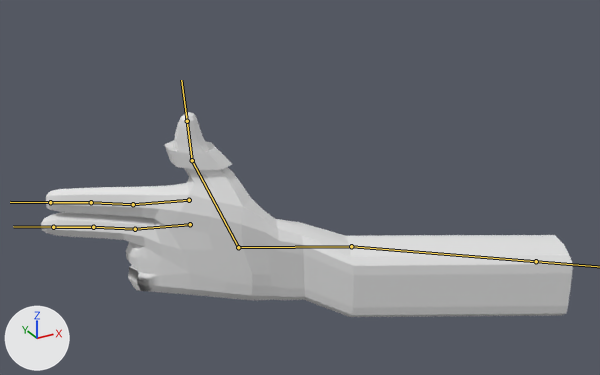
Two versions of the FBX model Assets/Player/Hands/LGun.fbx, one commit apart.
Before and after are seen from a 50 mm camera at (-12.4, -32.5, 18.9) aimed at (4.9, -1.1, 3.2). The lights are fixed; the arrows at lower left show +X, +Y and +Z. The bones that bend it are drawn over the model as lines.

The first picture shows 'Hand'.
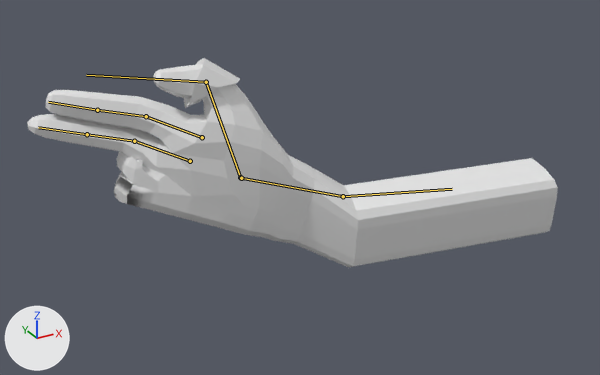
The newer file adds an action. The first version stands in its rest pose; the second is drawn at frame 10 of the action 'Shoot'.

Boxes [x1, y1, x2, y2] around the edits, measured in the pictures (600 x 375 px):
'Hand', posed: before [41, 112, 573, 317]; after [27, 58, 558, 267]
bone 'Bone', root to tip: before (238, 247) to (192, 160); after (240, 177) to (206, 82)
bone 'Bone.001', root to tip: before (192, 160) to (187, 121); after (206, 82) to (86, 75)
bone 'Bone.002', root to tip: before (189, 200) to (133, 204); after (202, 137) to (146, 116)
bone 'Bone.003', root to tip: before (133, 204) to (91, 202); after (146, 116) to (97, 110)
bone 'Bone.004', root to tip: before (91, 202) to (50, 202); after (97, 110) to (48, 102)
bone 'Bone.005', root to tip: before (190, 224) to (135, 229); after (190, 161) to (134, 141)
bone 'Bone.006', root to tip: before (135, 229) to (93, 227); after (134, 141) to (87, 134)
bone 'Bone.007', root to tip: before (93, 227) to (53, 227); after (87, 134) to (38, 127)
bone 'Bone.008', root to tip: before (238, 247) to (351, 246); after (241, 178) to (343, 196)
bone 'Bone.009', root to tip: before (351, 246) to (536, 261); after (343, 196) to (452, 189)

The change, as a diff of the scene's bpy script:
```diff
--- a/Assets/Player/Hands/LGun.fbx.py
+++ b/Assets/Player/Hands/LGun.fbx.py
@@ bone_bone @@
 bone_bone = bpy.data.objects['Armature'].pose.bones['Bone']
-bone_bone.location = (0.0, 0.0, 0.0)
-bone_bone.rotation_quaternion = (1.0, 0.0, 0.0, 0.0)  # degrees (0, 0, 0)
+bone_bone.location = (0.322, 0.623, 0.059)
+bone_bone.rotation_quaternion = (0.98, 0.07, 0.174, -0.064)  # degrees (7, 20, -6)
@@ bone_bone_001 @@
 bone_bone_001 = bpy.data.objects['Armature'].pose.bones['Bone.001']  # child of 'Bone'
-bone_bone_001.rotation_quaternion = (1.0, 0.0, 0.0, 0.0)  # degrees (0, 0, 0)
+bone_bone_001.rotation_quaternion = (0.743, -0.035, 0.035, 0.668)  # degrees (0, 6, 84)
@@ bone_bone_002 @@
 bone_bone_002 = bpy.data.objects['Armature'].pose.bones['Bone.002']
-bone_bone_002.location = (0.0, 0.0, 0.0)
-bone_bone_002.rotation_quaternion = (1.0, 0.0, 0.0, 0.0)  # degrees (0, 0, 0)
+bone_bone_002.location = (-0.208, -0.15, 0.651)
+bone_bone_002.rotation_quaternion = (0.973, 0.227, -0.029, -0.004)  # degrees (26, -3, -1)
@@ bone_bone_003 @@
 bone_bone_003 = bpy.data.objects['Armature'].pose.bones['Bone.003']  # child of 'Bone.002'
-bone_bone_003.rotation_quaternion = (1.0, 0.0, 0.0, 0.0)  # degrees (0, 0, 0)
+bone_bone_003.rotation_quaternion = (0.984, -0.128, 0.049, 0.113)  # degrees (-14, 7, 12)
@@ bone_bone_004 @@
 bone_bone_004 = bpy.data.objects['Armature'].pose.bones['Bone.004']  # child of 'Bone.003'
-bone_bone_004.rotation_quaternion = (1.0, 0.0, 0.0, 0.0)  # degrees (0, 0, 0)
+bone_bone_004.rotation_quaternion = (0.999, -0.004, -0.021, -0.04)  # degrees (0, -2, -5)
@@ bone_bone_005 @@
 bone_bone_005 = bpy.data.objects['Armature'].pose.bones['Bone.005']
-bone_bone_005.location = (0.0, 0.0, 0.0)
-bone_bone_005.rotation_quaternion = (1.0, 0.0, 0.0, 0.0)  # degrees (0, 0, 0)
+bone_bone_005.location = (-0.186, -0.05, 0.681)
+bone_bone_005.rotation_quaternion = (0.973, 0.227, -0.029, -0.004)  # degrees (26, -3, -1)
@@ bone_bone_006 @@
 bone_bone_006 = bpy.data.objects['Armature'].pose.bones['Bone.006']  # child of 'Bone.005'
-bone_bone_006.rotation_quaternion = (1.0, 0.0, 0.0, 0.0)  # degrees (0, 0, 0)
+bone_bone_006.rotation_quaternion = (0.984, -0.128, 0.049, 0.113)  # degrees (-14, 7, 12)
@@ bone_bone_007 @@
 bone_bone_007 = bpy.data.objects['Armature'].pose.bones['Bone.007']  # child of 'Bone.006'
-bone_bone_007.rotation_quaternion = (1.0, 0.0, 0.0, 0.0)  # degrees (0, 0, 0)
+bone_bone_007.rotation_quaternion = (0.999, -0.004, -0.021, -0.04)  # degrees (0, -2, -5)
@@ bone_bone_008 @@
 bone_bone_008 = bpy.data.objects['Armature'].pose.bones['Bone.008']
-bone_bone_008.location = (0.0, 0.0, 0.0)
-bone_bone_008.rotation_quaternion = (1.0, 0.0, 0.0, 0.0)  # degrees (0, 0, 0)
+bone_bone_008.location = (0.095, -0.028, 0.693)
+bone_bone_008.rotation_quaternion = (0.982, -0.141, 0.068, 0.109)  # degrees (-15, 9, 11)
@@ bone_bone_009 @@
 bone_bone_009 = bpy.data.objects['Armature'].pose.bones['Bone.009']  # child of 'Bone.008'
-bone_bone_009.rotation_quaternion = (1.0, 0.0, 0.0, 0.0)  # degrees (0, 0, 0)
+bone_bone_009.rotation_quaternion = (0.985, 0.167, 0.031, 0.042)  # degrees (19, 3, 5)
```
